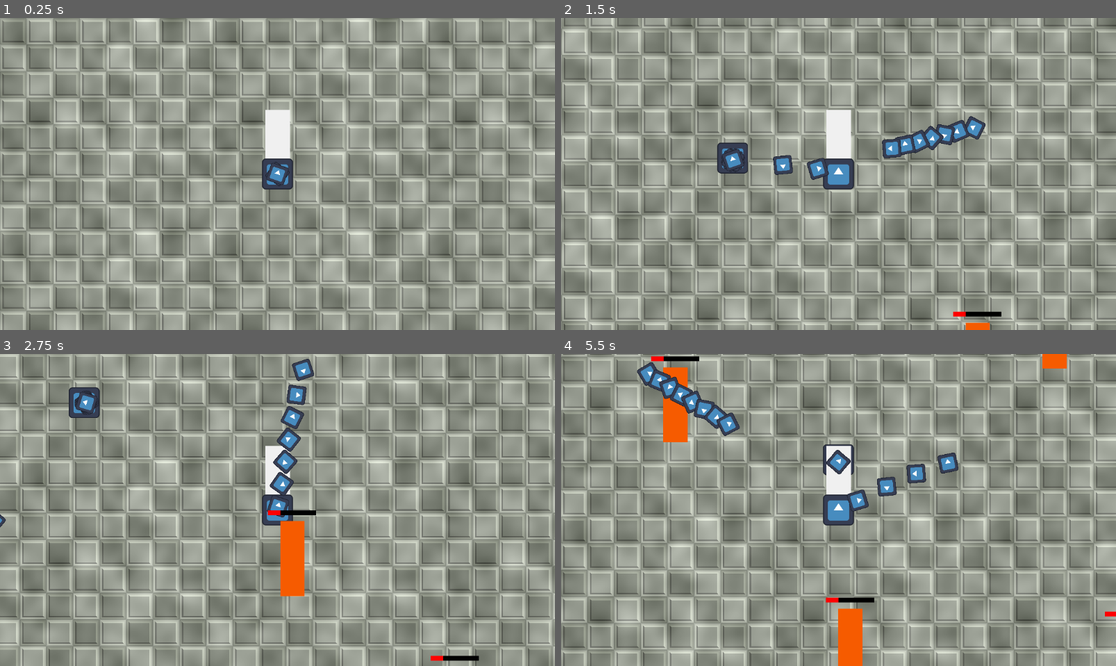
Above: before the commit, frames 1-4 (two rows, left to right).
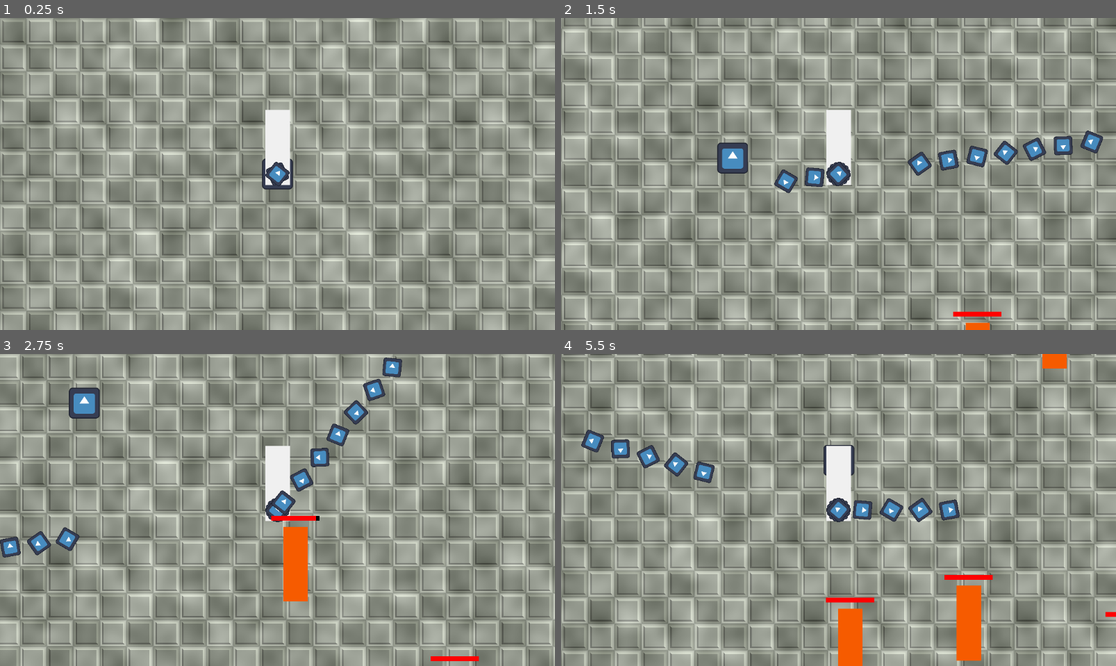
Above: after the commit, the same moments.

Repository: artmouse155/Escape-Minimum-Wage
Game: Godot game, scene res://main.tscn
The game is run twice, just before and just after one commit, with the same random seed, the same clock (stepped at 60 frames per second) and the same inputs. The engine's default icon, where the game draws it, is replaced by a stand-in: a white triangle on a blue panel in a dark square.
Inputs (mouse positions are in pixels of both pictures, inside the frame that each line leads up to):
- Up to frame 1 (0.25 s): no input
- Up to frame 2 (1.5 s): move the mouse to (960, 158) at 0.52 s; hold Right (right) 0.53-1.28 s; move the mouse to (727, 189) at 1.27 s; hold S (down) from 1.28 s (still down)
- Up to frame 3 (2.75 s): move the mouse to (333, 441) at 2.02 s; release S (down) at 2.03 s; hold Right (right) from 2.03 s (still down)
- Up to frame 4 (5.5 s): move the mouse to (810, 572) at 2.77 s; release Right (right) at 2.78 s; hold W (up) 2.78-3.53 s; move the mouse to (1005, 556) at 3.52 s; hold A (left) 3.53-5.03 s; move the mouse to (672, 463) at 4.27 s; move the mouse to (866, 510) at 5.02 s; hold S (down) from 5.03 s (still down)

The runs differ from the first frame. In frame 1, 0.2% of the frame differs, in the area x 47-53%, y 44-54%; in frame 2, 3.9%; in frame 3, 8.9%; in frame 4, 13%, in the area x 0-100%, y 0-100%.

Commit message:
Finally happy with bullets
Resumes do damage and disappear on contact.

Diff:
--- a/escape-minimum-wage/Game/World/Enemy/enemy.gd
+++ b/escape-minimum-wage/Game/World/Enemy/enemy.gd
@@ -52,15 +52,14 @@
 
 
 func _on_body_entered(body: Node) -> void:
-	match body:
+	match body.get_script(): # Weird workaround
 		Player:
 			touching_player = true
 			take_damage_from_player(20)
-		Resume:
-			take_damage_from_player(body.damage)
-			body.impact()
-			print("Ouch!")
-	print(body)
+		#Resume:
+			#take_damage_from_player(body.damage)
+			#body.impact()
+			#print("Ouch!")
 
 
 func _on_body_exited(body: Node) -> void:
--- a/escape-minimum-wage/Game/World/Enemy/enemy.tscn
+++ b/escape-minimum-wage/Game/World/Enemy/enemy.tscn
@@ -1,21 +1,26 @@
-[gd_scene load_steps=5 format=3 uid="uid://ywfs1lsjairk"]
+[gd_scene load_steps=6 format=3 uid="uid://ywfs1lsjairk"]
 
 [ext_resource type="Script" uid="uid://dbywu1202nv8d" path="res://Game/World/Enemy/enemy.gd" id="1_pahu6"]
 [ext_resource type="Texture2D" uid="uid://dsswp2x7dcaed" path="res://icon.svg" id="2_3va78"]
 [ext_resource type="Theme" uid="uid://d1gbsuhluo4pk" path="res://Resources/Theme/main_theme.tres" id="3_3va78"]
 
+[sub_resource type="RectangleShape2D" id="RectangleShape2D_3va78"]
+size = Vector2(101, 308)
+
 [sub_resource type="RectangleShape2D" id="RectangleShape2D_jce6x"]
 size = Vector2(128, 129)
 
 [node name="Enemy" type="RigidBody2D" node_paths=PackedStringArray("HealthBar") groups=["Enemy"]]
-collision_mask = 3
+collision_layer = 3
 gravity_scale = 0.0
 lock_rotation = true
+continuous_cd = 1
 contact_monitor = true
 max_contacts_reported = 10
 linear_damp = 10.0
 script = ExtResource("1_pahu6")
 HealthBar = NodePath("HealthBarAnchor/HealthBar")
+metadata/_custom_type_script = "uid://dbywu1202nv8d"
 
 [node name="ColorRect" type="ColorRect" parent="."]
 offset_left = -49.0
@@ -28,7 +33,11 @@
 visible = false
 texture = ExtResource("2_3va78")
 
-[node name="Collision" type="CollisionShape2D" parent="."]
+[node name="Hurtbox" type="CollisionShape2D" parent="."]
+position = Vector2(1.5, -109)
+shape = SubResource("RectangleShape2D_3va78")
+
+[node name="Hitbox" type="CollisionShape2D" parent="."]
 position = Vector2(0, 0.5)
 shape = SubResource("RectangleShape2D_jce6x")
 
@@ -50,7 +59,7 @@
 theme = ExtResource("3_3va78")
 theme_type_variation = &"HealthBar"
 max_value = 1.0
-value = 0.26
+value = 1.0
 show_percentage = false
 
 [connection signal="body_entered" from="." to="." method="_on_body_entered"]
--- a/escape-minimum-wage/Game/World/Player/Projectiles/Resume/resume.gd
+++ b/escape-minimum-wage/Game/World/Player/Projectiles/Resume/resume.gd
@@ -1,4 +1,4 @@
-class_name Resume extends RigidBody2D
+class_name Resume extends Area2D
 
 var velocity = Vector2.ZERO
 var damage = 0
@@ -6,20 +6,19 @@
 const ROT_VEL := 20
 
 func init(direction: Vector2, speed: float, _damage: float) -> void:
-	linear_velocity = direction * speed
+	velocity = direction * speed
 	damage = _damage
-	angular_velocity = ROT_VEL
 
 # Called every frame. 'delta' is the elapsed time since the previous frame.
-#func _physics_process(delta: float) -> void:
-	#position += (velocity * delta)
-	#rotation += (ROT_VEL * delta)
+func _physics_process(delta: float) -> void:
+	position += (velocity * delta)
+	rotation += (ROT_VEL * delta)
 
-
-#func _on_body_entered(body: Node2D) -> void:
-	#if body is Enemy:
-		#body.take_damage_from_player(damage)
-		#impact()
+	for body in get_overlapping_bodies():
+		if body is Enemy:
+			body.take_damage_from_player(damage)
+			impact()
+		print("Bam!")
 
 func impact() -> void:
 	queue_free()
--- a/escape-minimum-wage/Game/World/Player/Projectiles/Resume/resume.tscn
+++ b/escape-minimum-wage/Game/World/Player/Projectiles/Resume/resume.tscn
@@ -6,11 +6,14 @@
 [sub_resource type="RectangleShape2D" id="RectangleShape2D_5v2ef"]
 size = Vector2(74, 74)
 
-[node name="Resume" type="RigidBody2D"]
-collision_layer = 2
-collision_mask = 0
-gravity_scale = 0.0
+[node name="Resume" type="Area2D"]
+collision_layer = 0
+collision_mask = 2
+input_pickable = false
+linear_damp = 0.0
+angular_damp = 0.0
 script = ExtResource("1_2xr3w")
+metadata/_custom_type_script = "uid://xrupqsabptly"
 
 [node name="Sprite2D" type="Sprite2D" parent="."]
 scale = Vector2(0.6, 0.6)
--- a/escape-minimum-wage/Game/World/world.tscn
+++ b/escape-minimum-wage/Game/World/world.tscn
@@ -57,9 +57,6 @@
 script = ExtResource("6_ltd38")
 ResumeScene = ExtResource("7_i842q")
 
-[node name="Sprite2D" type="Sprite2D" parent="Player/ResumeSpawner"]
-texture = ExtResource("1_v7yag")
-
 [node name="Camera" type="Camera2D" parent="Player"]
 zoom = Vector2(0.5, 0.5)
 
